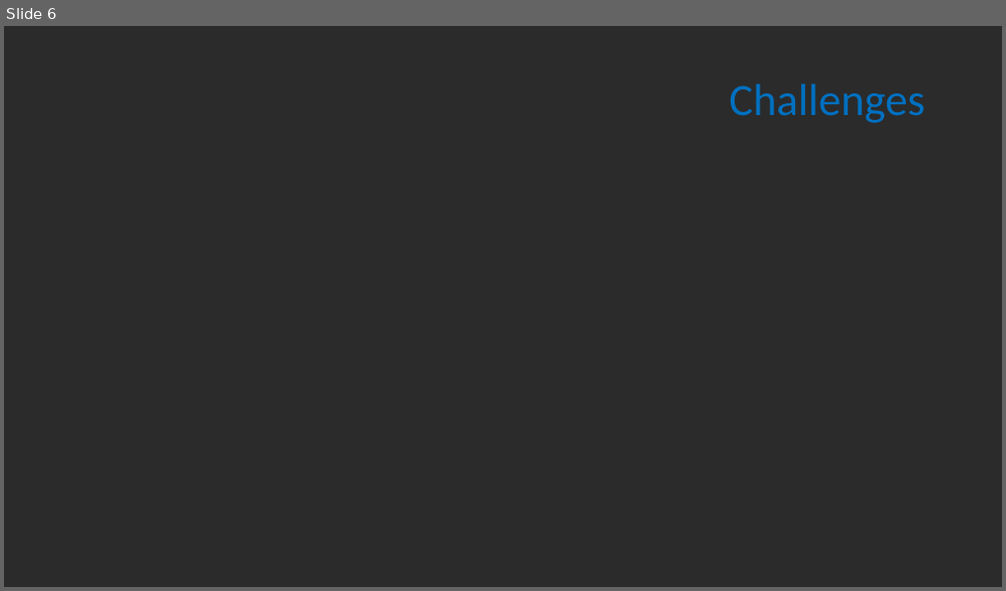
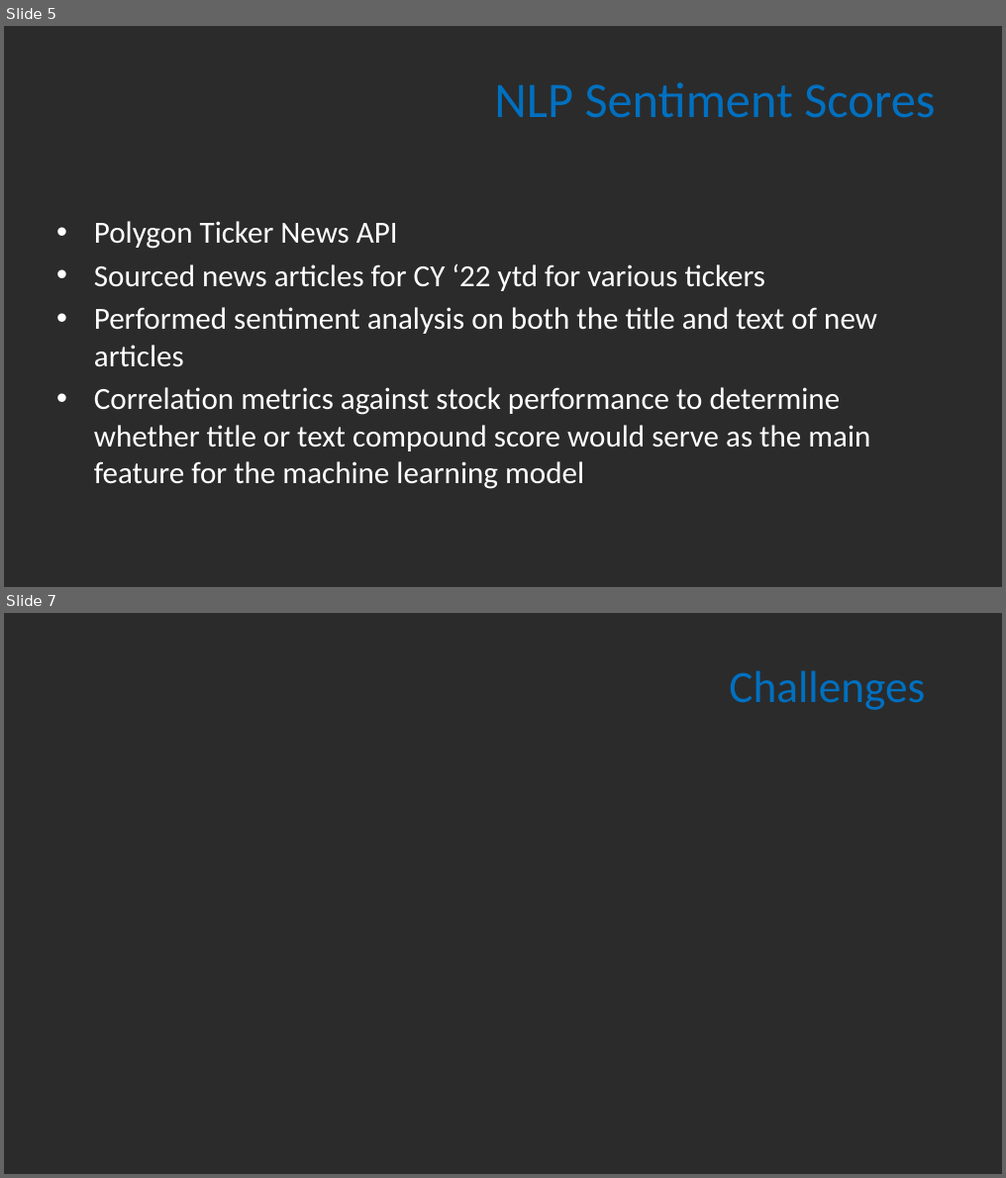
Before and after one commit to patricia-raj/predict-stock-movements, a slide deck: Project 02.pptx. Shown one above the other, each under a label of ours: slide 6 before the commit, slides 5 and 7 after it; the slides between them are not shown. The pictures are 1006x591 and 1006x1178 pixels, drawn with LibreOffice and Linux fonts; fonts in the diff are those of the drawing; background and template pictures are left out; a plain dark background stands for a picture behind light text. Boxes give left, top, right and bottom in pixels: in the first picture for what was removed or moved away, otherwise in the second. Text is boxed around its words. In the diff, an @@ line names an element or a change of style, - is before the commit and + after.

```diff
--- a/Project 02.pptx
+++ b/Project 02.pptx
@@ slide 5 added at [4, 26, 1002, 587], background picture (left out) @@
@@ title added at [494, 82, 935, 118], 36 pt, text #0070C0 @@
+NLP Sentiment Scores
@@ text added at [94, 221, 877, 489], 22.2 pt, text #FFFFFF @@
+• Polygon Ticker News API
+• Sourced news articles for CY ‘22 ytd for various tickers
+• Performed sentiment analysis on both the title and text of new articles
+• Correlation metrics against stock performance to determine whether title or text compound score would serve as the main feature for the machine learning model
@@ what was slide 6 is now slide 7 @@
```
Also in this commit, not shown: 3 slides changed, 1 other slide added, 1 slide removed.
